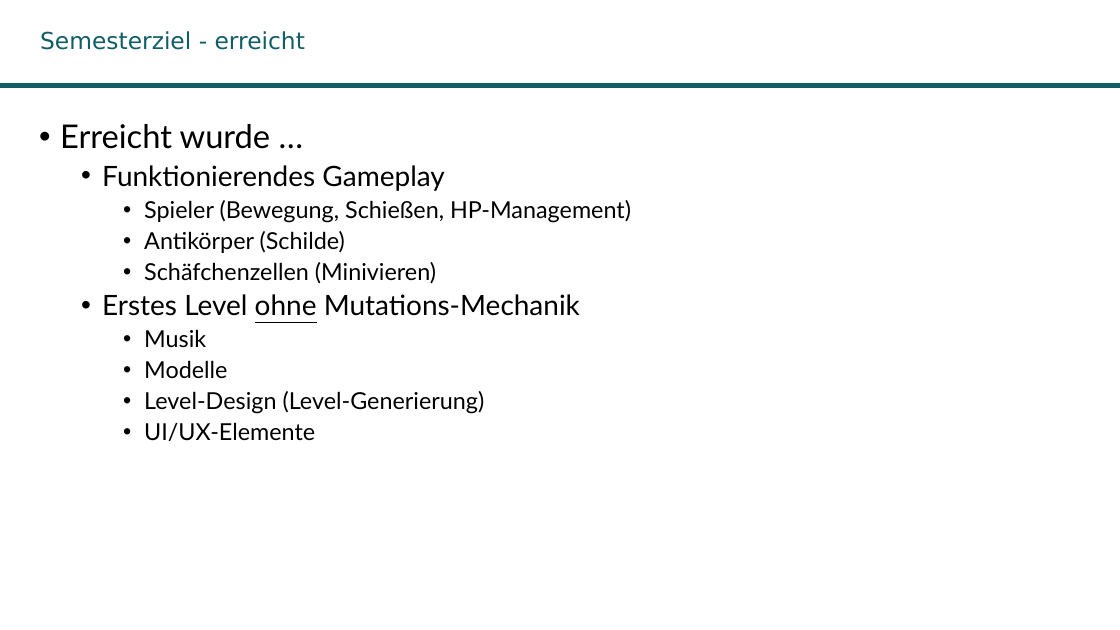
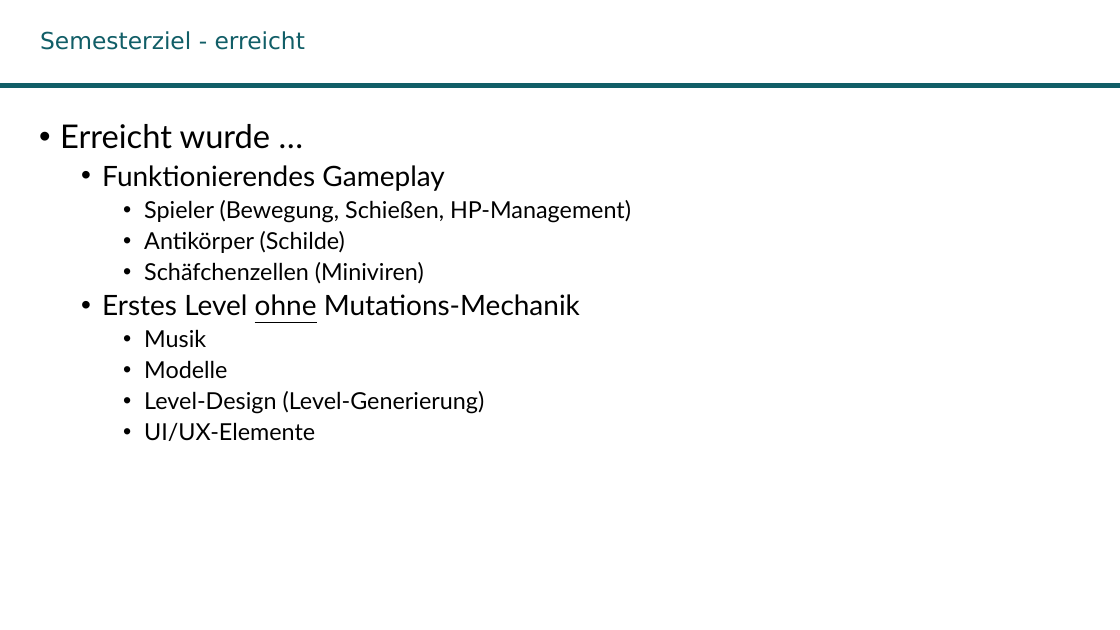
Before and after one commit to LaraBiewers/Teamprojekt_GameDev, a slide deck: slide 4 of Abschlusspraesentation.odp. Drawn at 1120x630 pixels with LibreOffice and Linux fonts; fonts in the diff are those of the drawing; background and template pictures are left out. Boxes give left, top, right and bottom in pixels: in the first picture for what was removed or moved away, otherwise in the second. Text is boxed around its words. In the diff, an @@ line names an element or a change of style, - is before the commit and + after.

```diff
--- a/Abschlusspraesentation.odp
+++ b/Abschlusspraesentation.odp
@@ text at (x1=144, y1=262, x2=424, y2=284): text changed @@
-    • Schäfchenzellen (Minivieren)
+    • Schäfchenzellen (Miniviren)
```
Also in this commit, not shown: 6 other slides changed, 2 slides added, 1 slide removed.
